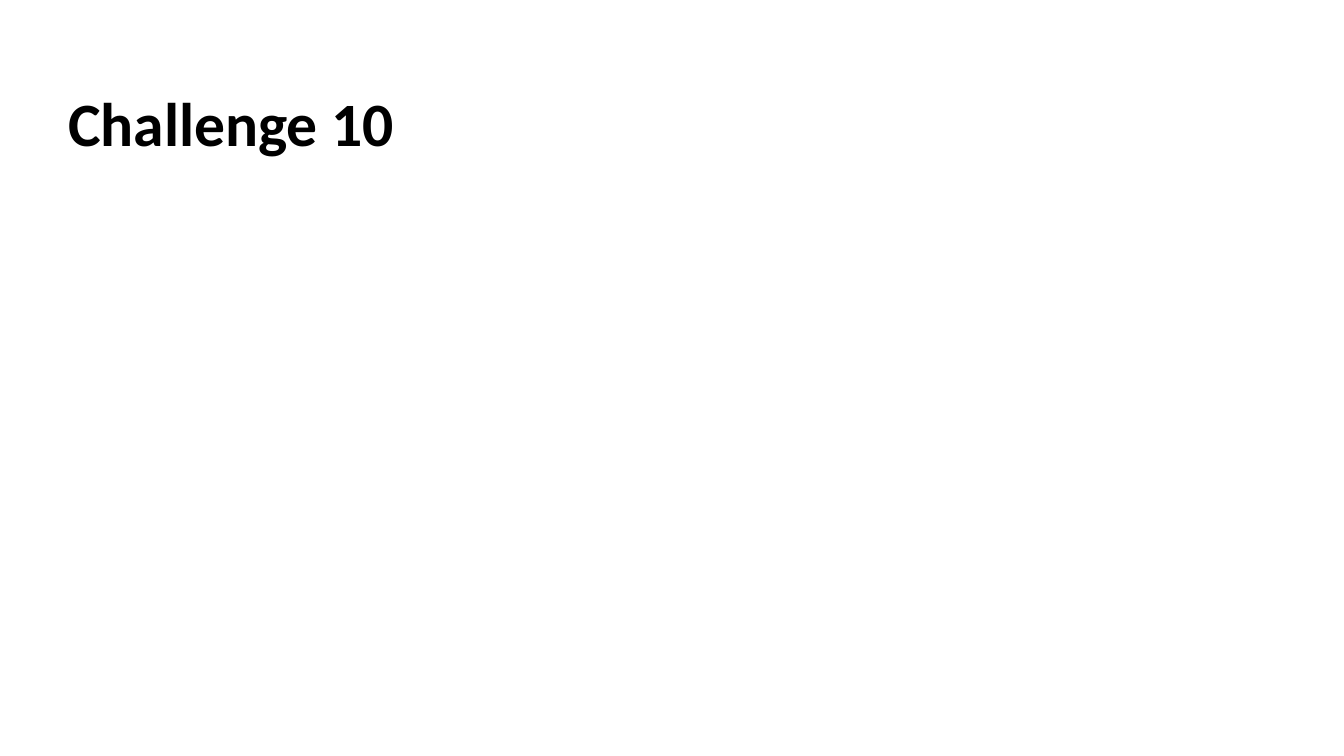
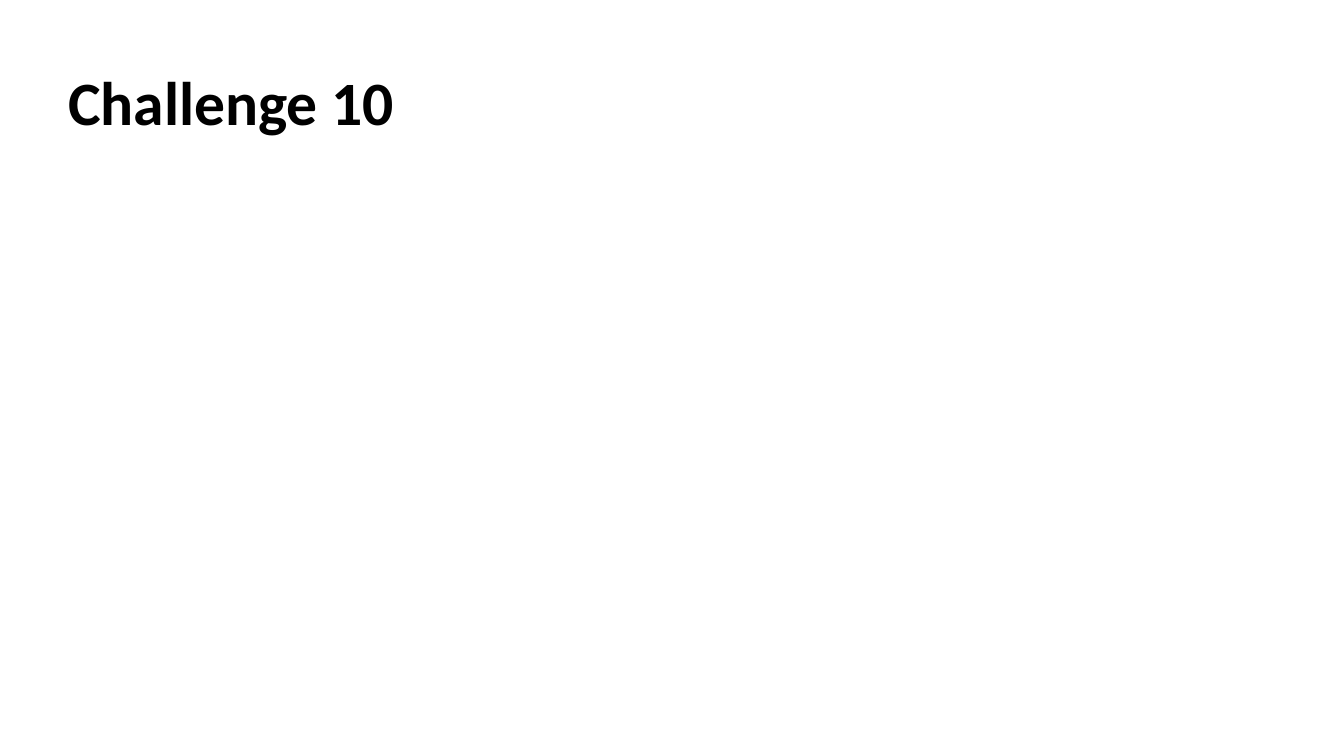
Before and after one commit to Ravana99/aid20-Chinook, a slide deck: slide 11 of proj.pptx. Drawn at 1344x756 pixels with LibreOffice and Linux fonts; fonts in the diff are those of the drawing. Boxes give left, top, right and bottom in pixels: in the first picture for what was removed or moved away, otherwise in the second. Text is boxed around its words. In the diff, an @@ line names an element or a change of style, - is before the commit and + after.

Commit message:
challenge 1

```diff
--- a/proj.pptx
+++ b/proj.pptx
@@ title "Challenge 10": place and size @@
-title "Challenge 10" at (68,102,394,157)
+title "Challenge 10" at (68,81,394,136)
```
Also in this commit, not shown: 9 other slides changed, 1 slide added, 1 slide removed, 3 other files.
